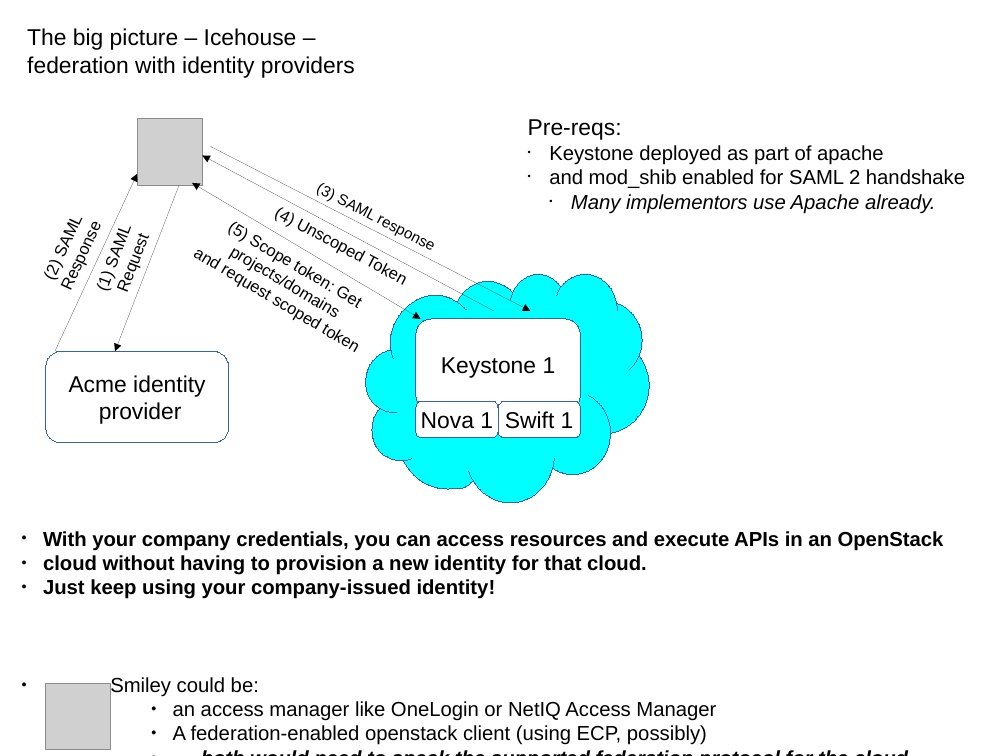
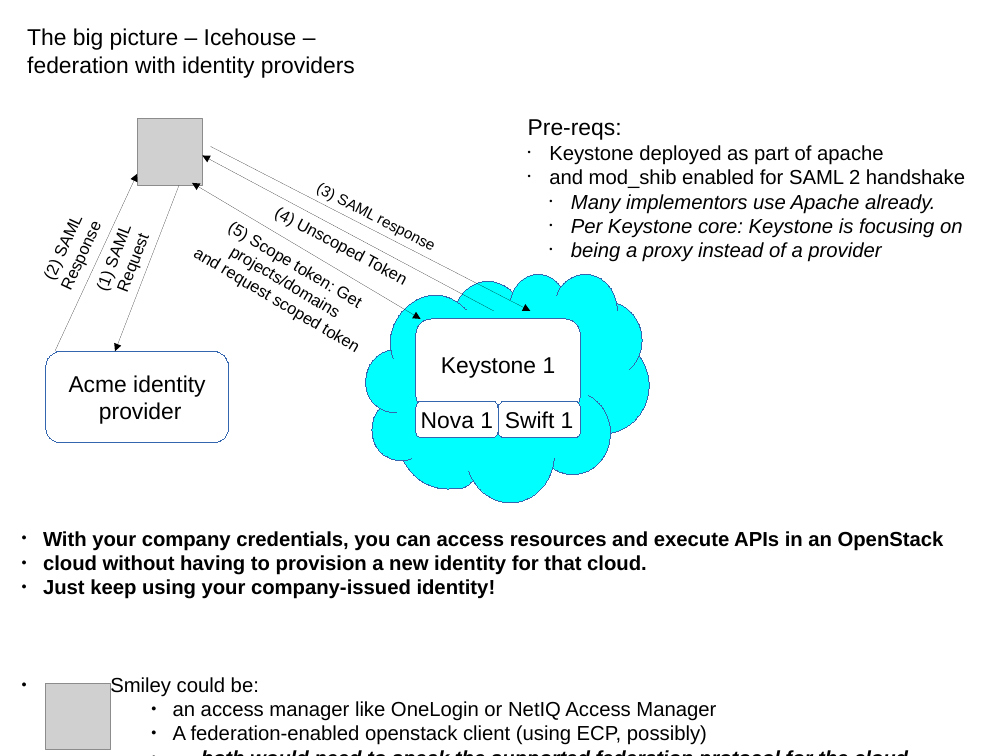
Before and after one commit to joesavak/OpenStackFederation, a slide deck: slide 7 of os-federation.odp. Drawn at 1008x756 pixels with LibreOffice and Linux fonts; fonts in the diff are those of the drawing; grey boxes stand for pictures. Boxes give left, top, right and bottom in pixels: in the first picture for what was removed or moved away, otherwise in the second. Text is boxed around its words. In the diff, an @@ line names an element or a change of style, - is before the commit and + after.

```diff
--- a/os-federation.odp
+++ b/os-federation.odp
@@ text at (571,218,963,262): paragraphs added @@
+  • Per Keystone core: Keystone is focusing on
+  • being a proxy instead of a provider
```
Also in this commit, not shown: 4 other slides changed.
